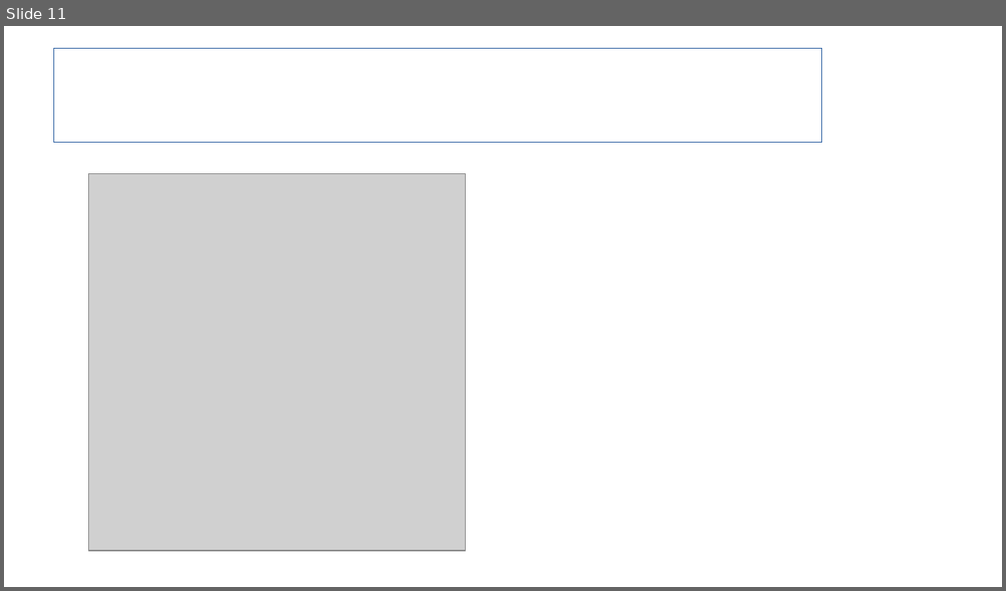
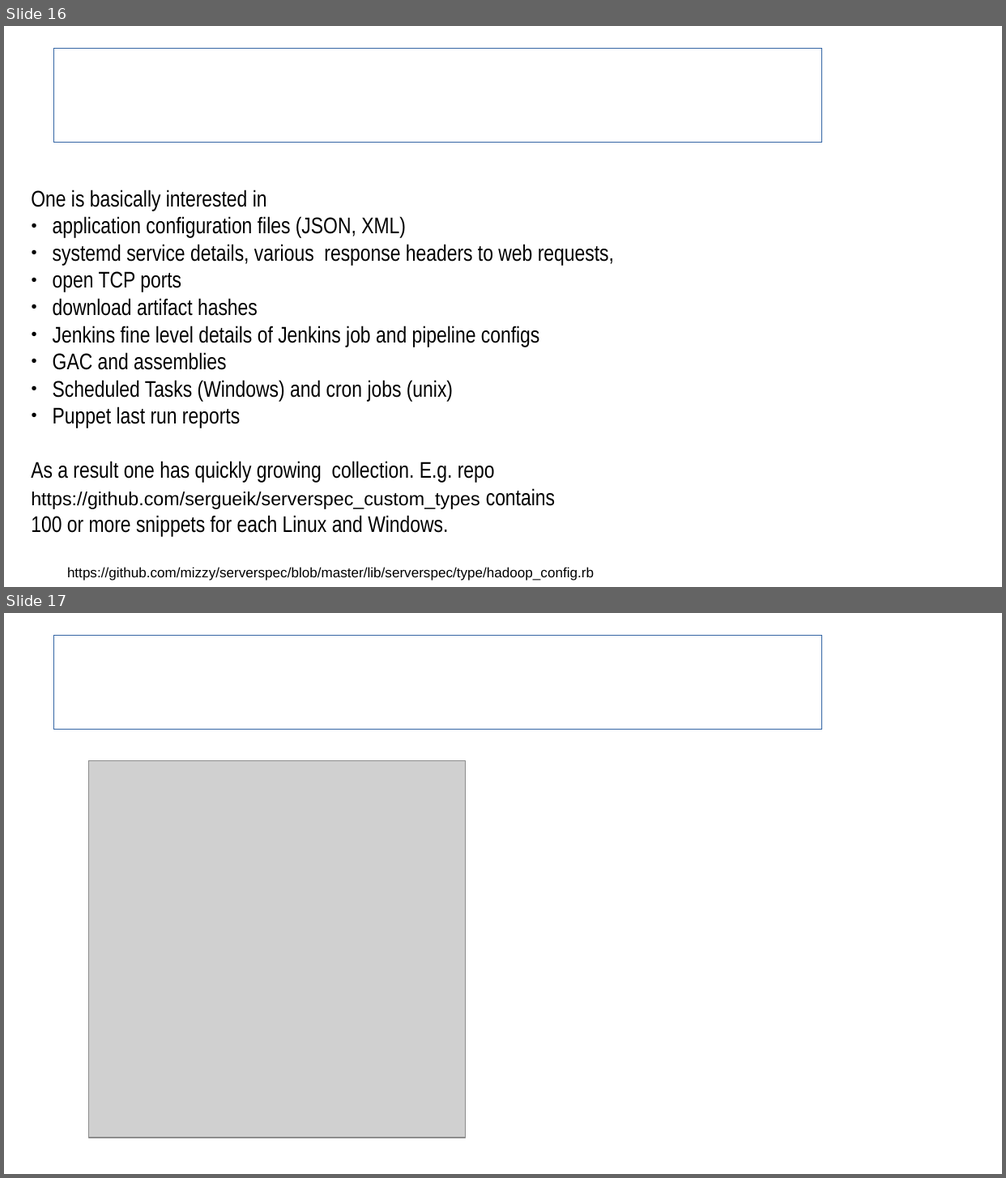
Before and after one commit to sergueik/uru_serverspec, a slide deck: Serverspec Integration in Cloud Provision.odp. Shown one above the other, each under a label of ours: slide 11 before the commit, slides 16 and 17 after it. The pictures are 1006x591 and 1006x1178 pixels, drawn with LibreOffice and Linux fonts; fonts in the diff are those of the drawing; grey boxes stand for pictures; background and template pictures are left out. Boxes give left, top, right and bottom in pixels: in the first picture for what was removed or moved away, otherwise in the second. Text is boxed around its words. In the diff, an @@ line names an element or a change of style, - is before the commit and + after.

```diff
--- a/Serverspec Integration in Cloud Provision.odp
+++ b/Serverspec Integration in Cloud Provision.odp
@@ slide 16 added at (4,26,1002,587), background #FFFFFF @@
@@ title added at (53,49,823,143), outline #3465A4 0 pt, 31.1 pt, text #FFFFFF, bold @@
+Raise of custom Serverspec
@@ text added at (31,190,614,537), 18 pt, text #000000 @@
+One is basically interested in
+● application configuration files (JSON, XML)
+● systemd service details, various response headers to web requests,
+● open TCP ports
+● download artifact hashes
+● Jenkins fine level details of Jenkins job and pipeline configs
+● GAC and assemblies
+● Scheduled Tasks (Windows) and cron jobs (unix)
+● Puppet last run reports
+As a result one has quickly growing collection. E.g. repo https://github.com/sergueik/serverspec_custom_types contains
+100 or more snippets for each Linux and Windows.
@@ text added at (67,567,594,581), 11 pt, text #000000 @@
+https://github.com/mizzy/serverspec/blob/master/lib/serverspec/type/hadoop_config.rb
@@ what was slide 11 is now slide 17 @@
```
Also in this commit, not shown: 11 slides changed, 8 other slides added, 1 slide removed, 1 other file.
